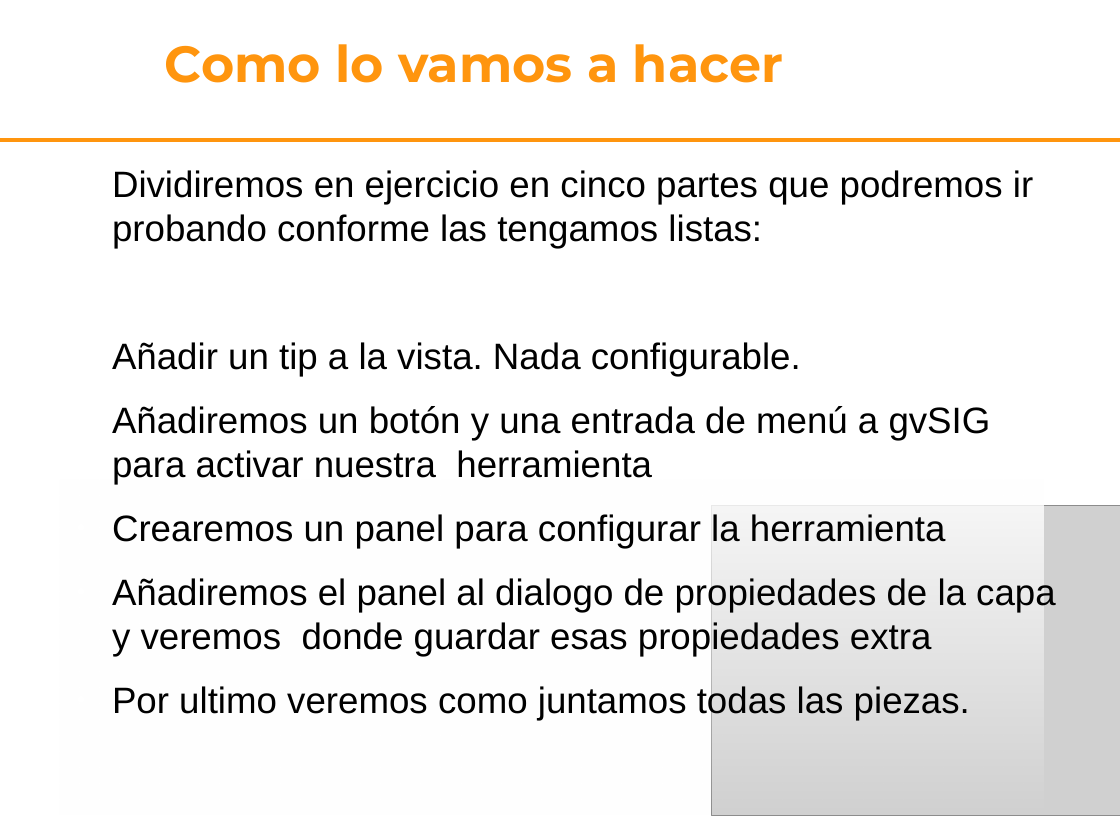
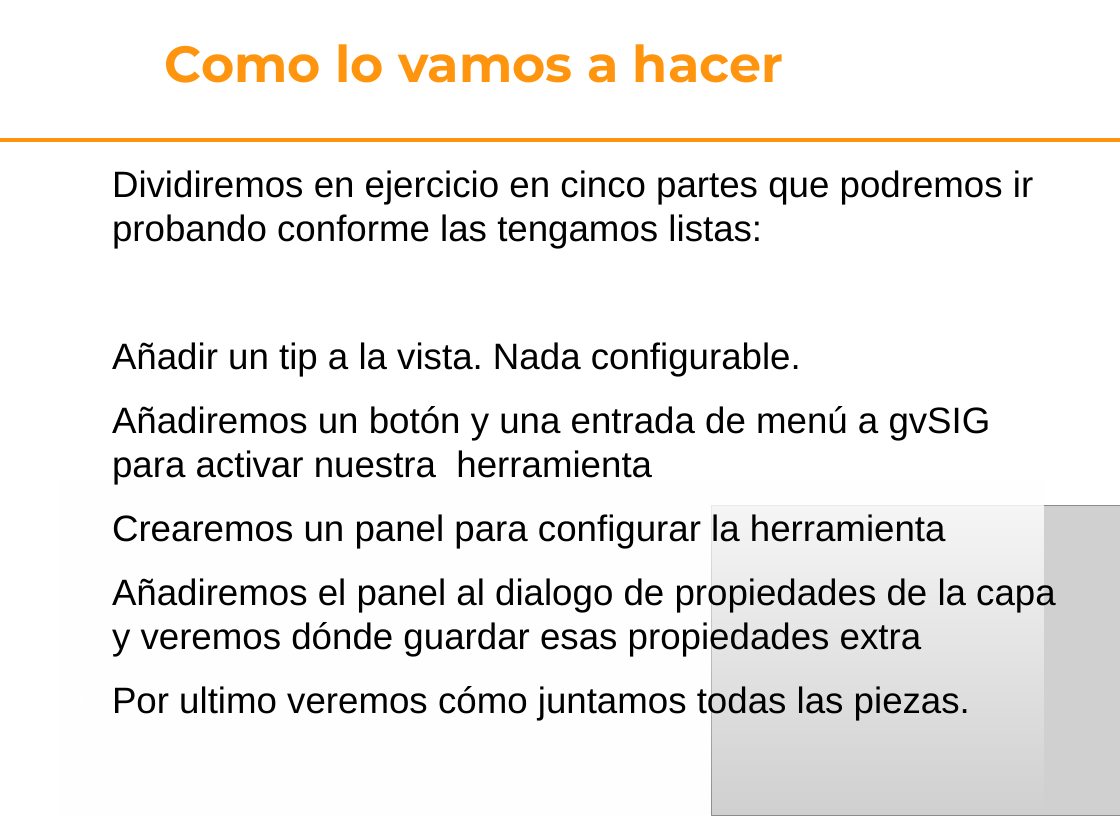
Before and after one commit to gvSIGAssociation/gvsig-desktop-scripting-quickinfo, a slide deck: slide 8 of docs/presentacion.odp. Drawn at 1120x840 pixels with LibreOffice and Linux fonts; fonts in the diff are those of the drawing; grey boxes stand for pictures; background and template pictures are left out. Boxes give left, top, right and bottom in pixels: in the first picture for what was removed or moved away, otherwise in the second. Text is boxed around its words. In the diff, an @@ line names an element or a change of style, - is before the commit and + after.

```diff
--- a/docs/presentacion.odp
+++ b/docs/presentacion.odp
@@ text at <box>112,578,1056,720</box>: text changed @@
-● Añadiremos el panel al dialogo de propiedades de la capa y veremos donde guardar esas propiedades extra
-● Por ultimo veremos como juntamos todas las piezas.
+● Añadiremos el panel al dialogo de propiedades de la capa y veremos dónde guardar esas propiedades extra
+● Por ultimo veremos cómo juntamos todas las piezas.
```
Also in this commit, not shown: 6 other slides changed, 5 other files.
